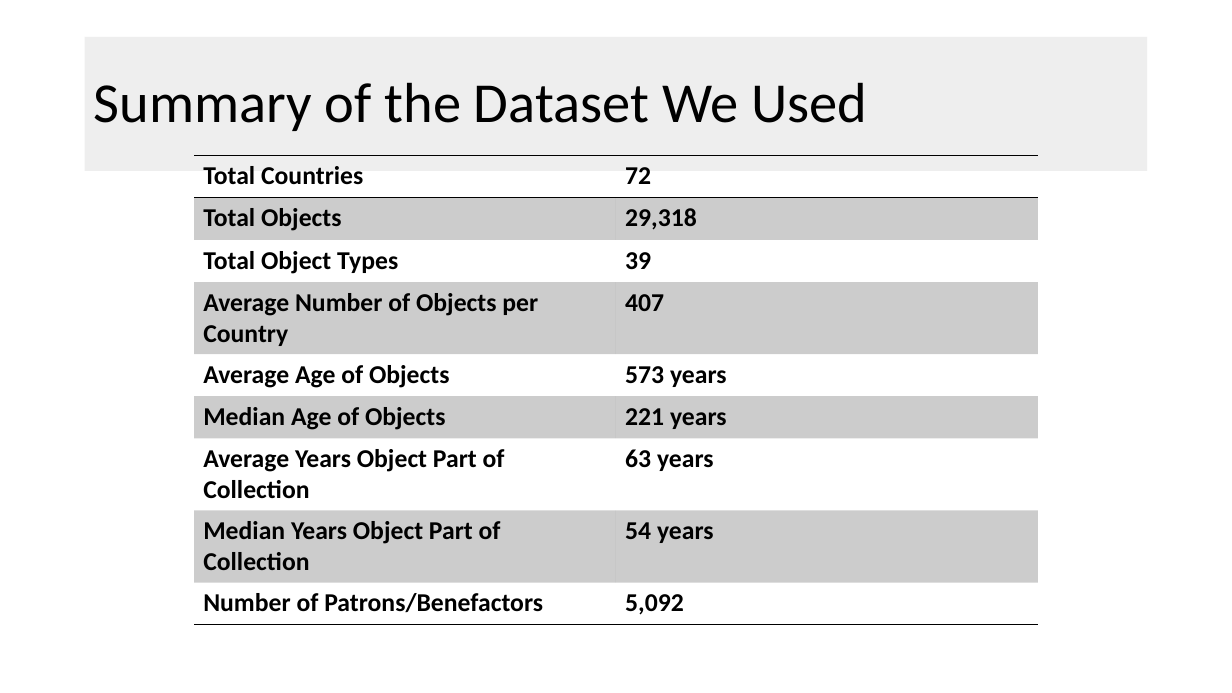
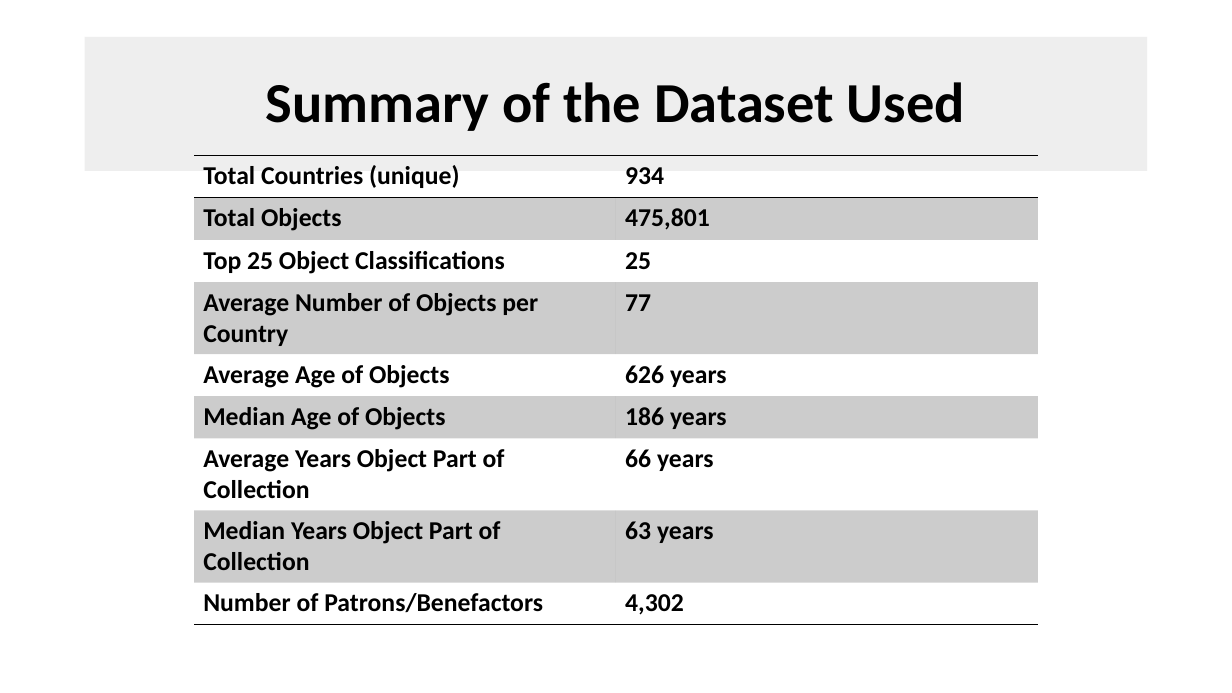
Before and after one commit to MtSopris/ProjectMet2, a slide deck: slide 4 of Analysis of th MET.pptx. Drawn at 1232x693 pixels with LibreOffice and Linux fonts; fonts in the diff are those of the drawing; background and template pictures are left out. Boxes give left, top, right and bottom in pixels: in the first picture for what was removed or moved away, otherwise in the second. Text is boxed around its words. In the diff, an @@ line names an element or a change of style, - is before the commit and + after.

Commit message:
clean_start_2 added summary updated pp

```diff
--- a/Analysis of th MET.pptx
+++ b/Analysis of th MET.pptx
@@ title at [266, 82, 965, 131]: text changed; bold on @@
-Summary of the Dataset We Used
+Summary of the Dataset Used
@@ table at [194, 156, 1039, 621] @@
-row 1, column 1: Total Countries
+row 1, column 1: Total Countries (unique)
-row 1, column 2: 72
+row 1, column 2: 934
-row 2, column 2: 29,318
+row 2, column 2: 475,801
-row 3, column 1: Total Object Types
+row 3, column 1: Top 25 Object Classifications
-row 3, column 2: 39
+row 3, column 2: 25
-row 4, column 2: 407
+row 4, column 2: 77
-row 5, column 2: 573 years
+row 5, column 2: 626 years
-row 6, column 2: 221 years
+row 6, column 2: 186 years
-row 7, column 2: 63 years
+row 7, column 2: 66 years
-row 8, column 2: 54 years
+row 8, column 2: 63 years
-row 9, column 2: 5,092
+row 9, column 2: 4,302
```
Also in this commit, not shown: 5 other slides changed, 3 other files.
